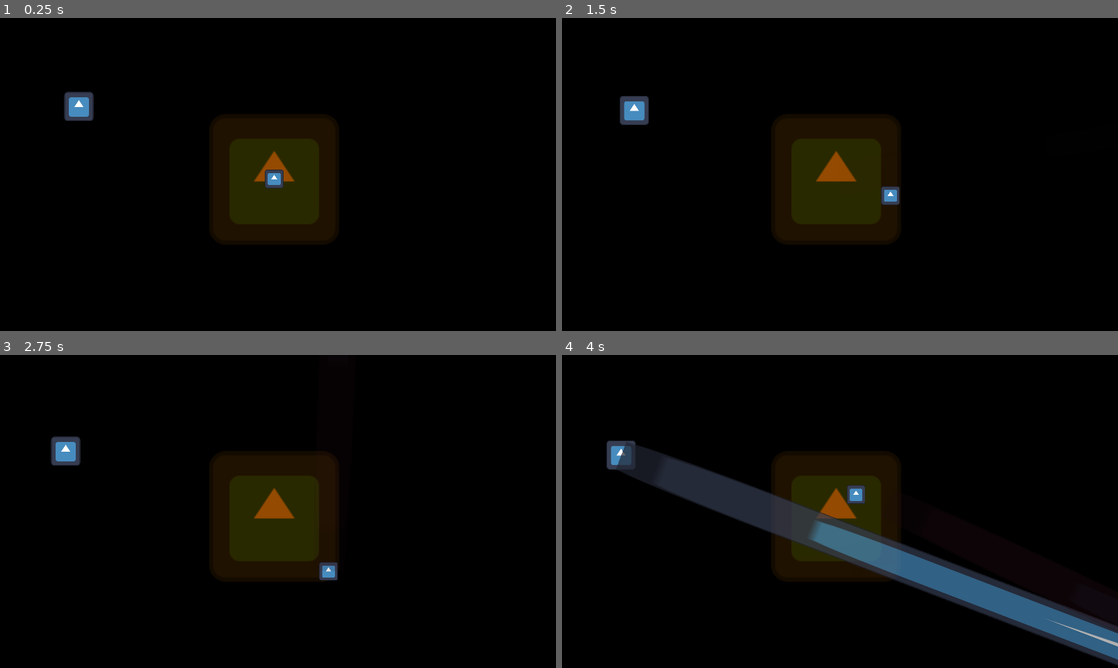
Above: before the commit, frames 1-4 (two rows, left to right).
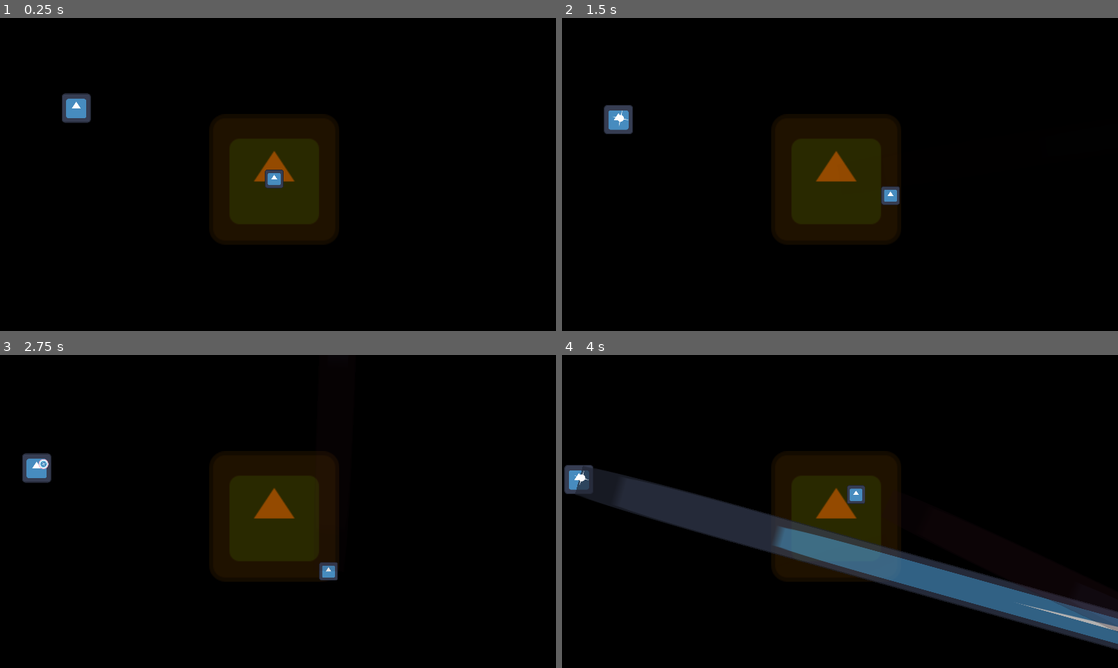
Above: after the commit, the same moments.

Repository: deppong/ludumdare54
Game: Godot game, scene res://objects/main.tscn
The game is run twice, just before and just after one commit, with the same random seed, the same clock (stepped at 60 frames per second) and the same inputs. The engine's default icon, where the game draws it, is replaced by a stand-in: a white triangle on a blue panel in a dark square.
Inputs (mouse positions are in pixels of both pictures, inside the frame that each line leads up to):
- Up to frame 1 (0.25 s): no input
- Up to frame 2 (1.5 s): move the mouse to (962, 158) at 0.52 s; hold D (MoveRight) 0.53-1.28 s; click (962, 158) at 0.6 s; right-click (962, 158) at 0.8 s; move the mouse to (728, 190) at 1.27 s; hold S (MoveDown) from 1.28 s (still down); right-click (728, 190) at 1.35 s
- Up to frame 3 (2.75 s): click (166, 527) at 1.55 s; move the mouse to (333, 442) at 2.02 s; release S (MoveDown) at 2.03 s; hold D (MoveRight) from 2.03 s (still down); click (333, 442) at 2.1 s; right-click (333, 442) at 2.3 s
- Up to frame 4 (4 s): move the mouse to (812, 574) at 2.77 s; release D (MoveRight) at 2.78 s; hold W (MoveUp) 2.78-3.53 s; right-click (812, 574) at 2.85 s; click (812, 574) at 3.05 s; move the mouse to (1006, 558) at 3.52 s; hold A (MoveLeft) from 3.53 s (still down); click (1006, 558) at 3.6 s; right-click (1006, 558) at 3.8 s

The runs differ from the first frame. In frame 1, 0.3% of the frame differs, in the area x 11-17%, y 23-34%; in frame 2, 0.8%; in frame 3, 1.0%; in frame 4, 12%, in the area x 0-100%, y 27-100%.

Commit message:
added ping functionality sort of

Diff:
--- a/objects/enemy.tscn
+++ b/objects/enemy.tscn
@@ -7,7 +7,7 @@
 radius = 51.0
 height = 104.0
 
-[node name="CharacterBody2D" type="CharacterBody2D"]
+[node name="Enemy" type="CharacterBody2D" groups=["enemy"]]
 script = ExtResource("1_n6urs")
 min = -22
 max = 22
--- a/project.godot
+++ b/project.godot
@@ -57,6 +57,11 @@
 "events": [Object(InputEventMouseButton,"resource_local_to_scene":false,"resource_name":"","device":-1,"window_id":0,"a …(253 unchanged characters)…
 ]
 }
+Radar={
+"deadzone": 0.5,
+"events": [Object(InputEventMouseButton,"resource_local_to_scene":false,"resource_name":"","device":-1,"window_id":0,"alt_pressed":false,"shift_pressed":false,"ctrl_pressed":false,"meta_pressed":false,"button_mask":0,"position":Vector2(0, 0),"global_position":Vector2(0, 0),"factor":1.0,"button_index":2,"canceled":false,"pressed":false,"double_click":false,"script":null)
+]
+}
 
 [layer_names]
 
--- a/scripts/PlayerScript.gd
+++ b/scripts/PlayerScript.gd
@@ -38,12 +38,18 @@
 	move_and_slide()
 
 func actions():
-	if(Input.is_action_just_pressed("Fire")):
+	if (Input.is_action_just_pressed("Fire")):
 		var beamInst:Node2D = beam.instantiate()
 		get_parent().add_child(beamInst)
 		beamInst.position = position
 		beamInst.rotation = get_angle_to(get_global_mouse_position())
-	pass
+
+	if (Input.is_action_just_pressed("Radar")):
+		var enemies = get_tree().get_nodes_in_group("enemy")
+
+		for enemy in enemies:
+			if enemy.has_method("radar_ping"):
+				enemy.radar_ping()
 
 func _physics_process(delta):
 	actions()
--- a/scripts/enemy.gd
+++ b/scripts/enemy.gd
@@ -6,6 +6,7 @@
 @onready var player = get_player()
 
 var beam = preload("res://objects/enemy_beam.tscn")
+var ping = preload("res://objects/ping.tscn")
 
 # Helper script in case the player is completely missing from the scene
 func get_player():
@@ -17,11 +18,11 @@
 # Called when the node enters the scene tree for the first time.
 func _ready():
 	velocity = Vector2(randf_range(min, max), randf_range(min, max))
+	velocity = velocity * 3
 	pass # Replace with function body.
 
 # Called every frame. 'delta' is the elapsed time since the previous frame.
 func _process(delta):
-
 	move_and_slide()
 
 func fire(direction: Vector2):
@@ -32,3 +33,9 @@
 
 func _on_attack_timer_timeout():
 	fire(player.position)
+
+
+func radar_ping():
+	var pingInst = ping.instantiate()
+	pingInst.position = position
+	get_parent().add_child(pingInst)
Renamed: art/ping.tscn -> objects/ping.tscn
